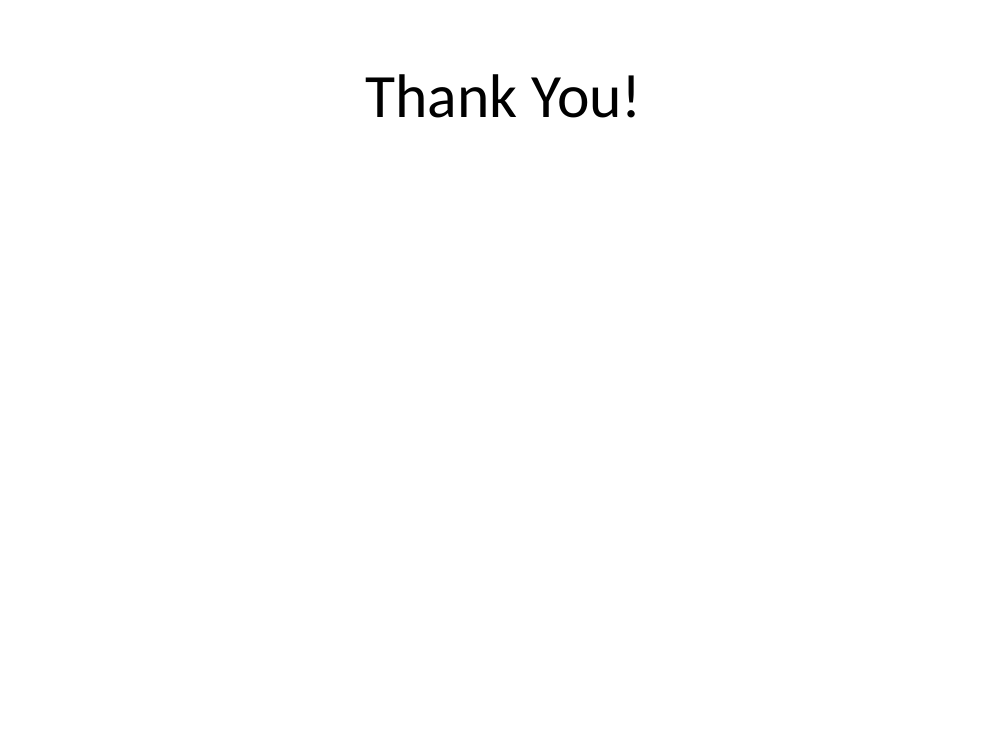
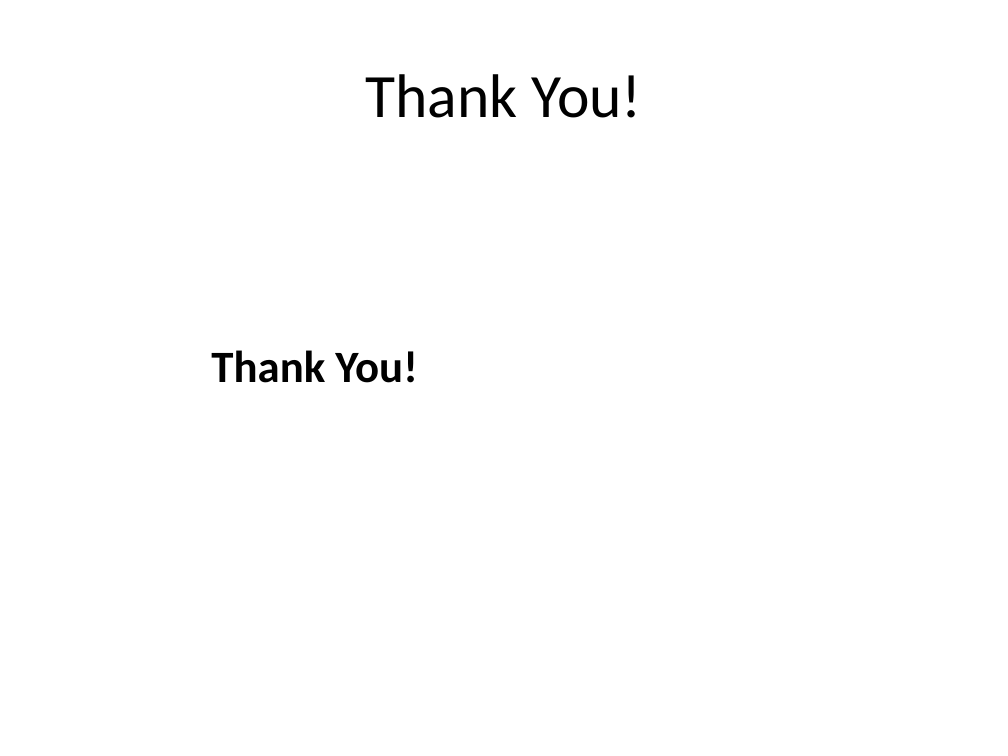
Before and after one commit to 0Armaan025/conspiracy-ppt-generator-api, a slide deck: slide 6 of generated_presentation.pptx. Drawn at 1008x756 pixels with LibreOffice and Linux fonts; fonts in the diff are those of the drawing. Boxes give left, top, right and bottom in pixels: in the first picture for what was removed or moved away, otherwise in the second. Text is boxed around its words. In the diff, an @@ line names an element or a change of style, - is before the commit and + after.

```diff
--- a/generated_presentation.pptx
+++ b/generated_presentation.pptx
@@ text added at [211, 350, 417, 383], 32 pt, text #000000, bold @@
+Thank You!
```
Also in this commit, not shown: 3 other slides changed, 1 slide added, 1 slide removed, 2 other files.
